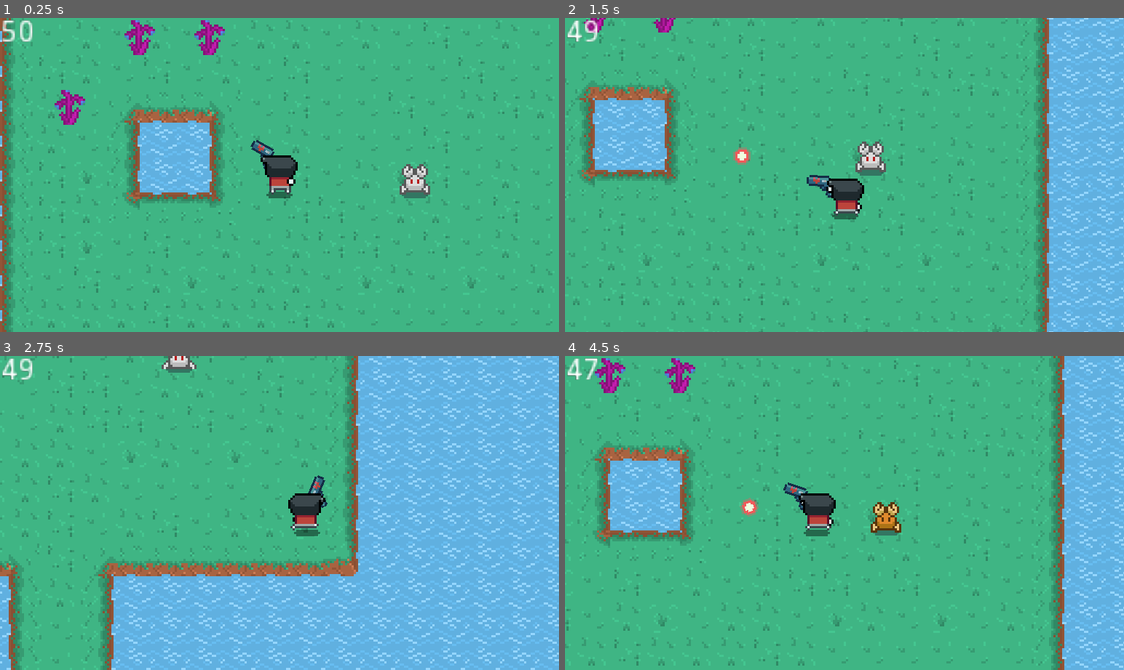
Above: before the commit, frames 1-4 (two rows, left to right).
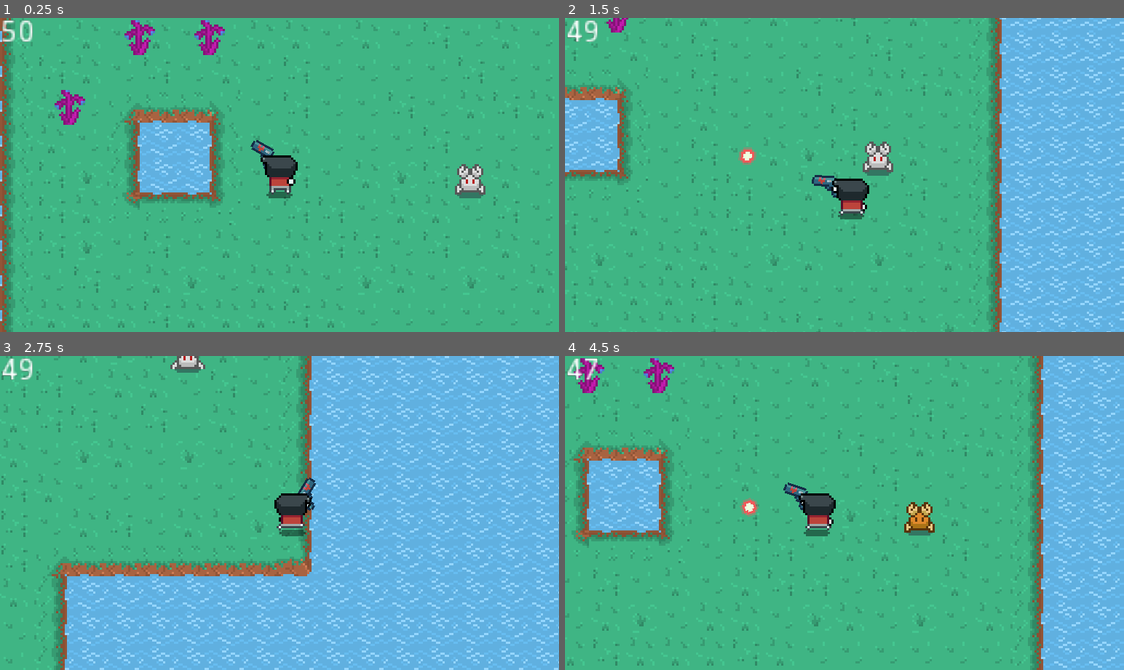
Above: after the commit, the same moments.

Repository: BytePlayersStudio/LD44
Game: Godot game, scene res://Scenes/LevelJam.tscn
The game is run twice, just before and just after one commit, with the same random seed, the same clock (stepped at 60 frames per second) and the same inputs.
Inputs (mouse positions are in pixels of both pictures, inside the frame that each line leads up to):
- Up to frame 1 (0.25 s): no input
- Up to frame 2 (1.5 s): move the mouse to (967, 159) at 0.52 s; hold D (move_right) 0.53-1.28 s; right-click (967, 159) at 0.6 s; move the mouse to (732, 190) at 1.27 s; hold S (move_down) from 1.28 s (still down); click (732, 190) at 1.35 s
- Up to frame 3 (2.75 s): move the mouse to (335, 443) at 2.02 s; release S (move_down) at 2.03 s; hold D (move_right) from 2.03 s (still down); right-click (335, 443) at 2.1 s
- Up to frame 4 (4.5 s): move the mouse to (816, 575) at 2.77 s; release D (move_right) at 2.78 s; hold W (move_up) 2.78-3.53 s; click (816, 575) at 2.85 s; move the mouse to (1012, 560) at 3.52 s; hold A (move_left) from 3.53 s (still down); right-click (1012, 560) at 3.6 s; move the mouse to (676, 465) at 4.27 s; click (676, 465) at 4.35 s

The runs differ from the first frame. In frame 1, 0.9% of the frame differs, in the area x 71-87%, y 46-58%; in frame 2, 25%; in frame 3, 26%, in the area x 0-100%, y 0-100%; in frame 4, 20%.
Error in both runs: Invalid get index '0' (on base: 'PoolVector2Array'). (res://Scripts/Enemy.gd:87)

Commit message:
Added Enemy Activation Area to 'Spawn' Enemies

Diff:
--- a/LD44/Scenes/BaseLevel.tscn
+++ b/LD44/Scenes/BaseLevel.tscn
@@ -5,7 +5,7 @@
 [ext_resource path="res://Assets/Art/Tiles/TileSheet.tres" type="TileSet" id=3]
 [ext_resource path="res://Scripts/Navigation/Navigation2D.gd" type="Script" id=4]
 [ext_resource path="res://Scripts/Destinations/RandomDestinations.gd" type="Script" id=5]
-[ext_resource path="res://Scenes/NPCs/Enemy.tscn" type="PackedScene" id=6]
+[ext_resource path="res://Scenes/EnemiesInSector.tscn" type="PackedScene" id=6]
 [ext_resource path="res://Scenes/Player.tscn" type="PackedScene" id=7]
 
 [node name="BaseLevel" type="Node2D"]
@@ -50,10 +50,10 @@
 
 [node name="YSort" type="YSort" parent="."]
 
-[node name="Enemies" type="YSort" parent="YSort"]
+[node name="Enemies" parent="YSort" instance=ExtResource( 6 )]
 
-[node name="Enemy" parent="YSort/Enemies" instance=ExtResource( 6 )]
-position = Vector2( 62.07, 0 )
+[node name="Enemy" parent="YSort/Enemies" index="0"]
+position = Vector2( 87.42, 0 )
 
 [node name="Player" parent="YSort" instance=ExtResource( 7 )]
 
@@ -63,3 +63,6 @@
 tile_set = ExtResource( 3 )
 cell_size = Vector2( 16, 16 )
 format = 1
+
+
+[editable path="YSort/Enemies"]
--- /dev/null
+++ b/LD44/Scenes/EnemiesInSector.tscn
@@ -0,0 +1,19 @@
+[gd_scene load_steps=4 format=2]
+
+[ext_resource path="res://Scenes/NPCs/Enemy.tscn" type="PackedScene" id=1]
+[ext_resource path="res://Scripts/EnemyActivationArea.gd" type="Script" id=2]
+
+[sub_resource type="RectangleShape2D" id=1]
+extents = Vector2( 144, 96 )
+
+[node name="Enemies" type="YSort"]
+
+[node name="Enemy" parent="." instance=ExtResource( 1 )]
+
+[node name="EnemyActivationArea" type="Area2D" parent="."]
+script = ExtResource( 2 )
+
+[node name="CollisionShape2D" type="CollisionShape2D" parent="EnemyActivationArea"]
+shape = SubResource( 1 )
+
+[connection signal="body_entered" from="EnemyActivationArea" to="EnemyActivationArea" method="_on_EnemyActivationArea_body_entered"]
--- a/LD44/Scenes/LevelJam.tscn
+++ b/LD44/Scenes/LevelJam.tscn
@@ -1,8 +1,7 @@
-[gd_scene load_steps=5 format=2]
+[gd_scene load_steps=4 format=2]
 
 [ext_resource path="res://Scenes/BaseLevel.tscn" type="PackedScene" id=1]
-[ext_resource path="res://Scenes/Spawners/EnemySpawner.tscn" type="PackedScene" id=2]
-[ext_resource path="res://Scenes/LifeSource.tscn" type="PackedScene" id=3]
+[ext_resource path="res://Scenes/LifeSource.tscn" type="PackedScene" id=2]
 
 [sub_resource type="NavigationPolygon" id=1]
 vertices = PoolVector2Array( 136, 88, -120, 88, -24, 8, 136, -88, -72, 8, -120, -88, -72, -40, -24, -40 )
@@ -20,17 +19,20 @@
 [node name="NavigationPolygonInstance" type="NavigationPolygonInstance" parent="Navigation2D" index="0"]
 navpoly = SubResource( 1 )
 
-[node name="EnemySpawner" parent="YSort" index="0" instance=ExtResource( 2 )]
-position = Vector2( 0, 50.16 )
-
-[node name="LifeSources" parent="YSort" index="3"]
+[node name="EnemyActivationArea" parent="YSort/Enemies" index="1"]
 editor/display_folded = true
 
-[node name="LifeSource" parent="YSort/LifeSources" index="0" instance=ExtResource( 3 )]
+[node name="LifeSources" parent="YSort" index="2"]
+editor/display_folded = true
+
+[node name="LifeSource" parent="YSort/LifeSources" index="0" instance=ExtResource( 2 )]
 position = Vector2( -32, -64 )
 
-[node name="LifeSource2" parent="YSort/LifeSources" index="1" instance=ExtResource( 3 )]
+[node name="LifeSource2" parent="YSort/LifeSources" index="1" instance=ExtResource( 2 )]
 position = Vector2( -64, -64 )
 
-[node name="LifeSource3" parent="YSort/LifeSources" index="2" instance=ExtResource( 3 )]
+[node name="LifeSource3" parent="YSort/LifeSources" index="2" instance=ExtResource( 2 )]
 position = Vector2( -96, -32 )
+
+
+[editable path="YSort/Enemies"]
--- a/LD44/Scripts/Enemy.gd
+++ b/LD44/Scripts/Enemy.gd
@@ -13,7 +13,7 @@
 export var navigation_stop_threshold = 5
 export var speed = 90
 export var alive_speed = 20
-export var detection_radius = 200
+export var detection_radius = 1
 
 
 onready var available_destinations : Node2D = Global.destinations
@@ -128,7 +128,8 @@
 		anim_player.play("chase_alive")
 	current_state = new_state
 
-
+func _on_enemy_activated():
+	detection_radius = 2000
 
 func _on_IdleTimer_timeout():
 	change_state(states.ALIVE)
--- /dev/null
+++ b/LD44/Scripts/EnemyActivationArea.gd
@@ -0,0 +1,21 @@
+extends Area2D
+signal activate_enemies
+
+# Declare member variables here. Examples:
+# var a = 2
+# var b = "text"
+
+# Called when the node enters the scene tree for the first time.
+func _ready():
+	for enemy in get_parent().get_children():
+		if enemy != self:
+			connect("activate_enemies",enemy,"_on_enemy_activated")
+
+# Called every frame. 'delta' is the elapsed time since the previous frame.
+#func _process(delta):
+#	pass
+
+
+func _on_EnemyActivationArea_body_entered(body):
+	if body.get_name() == "Player":
+		emit_signal("activate_enemies")
